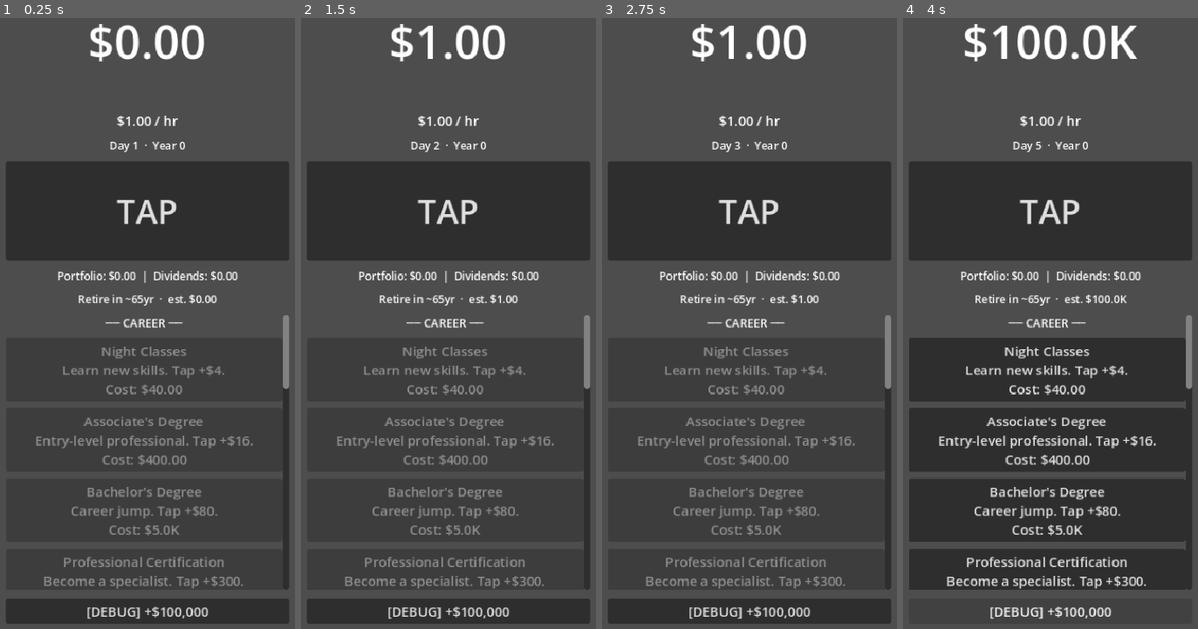
Above: before the commit, frames 1-4 (left to right).
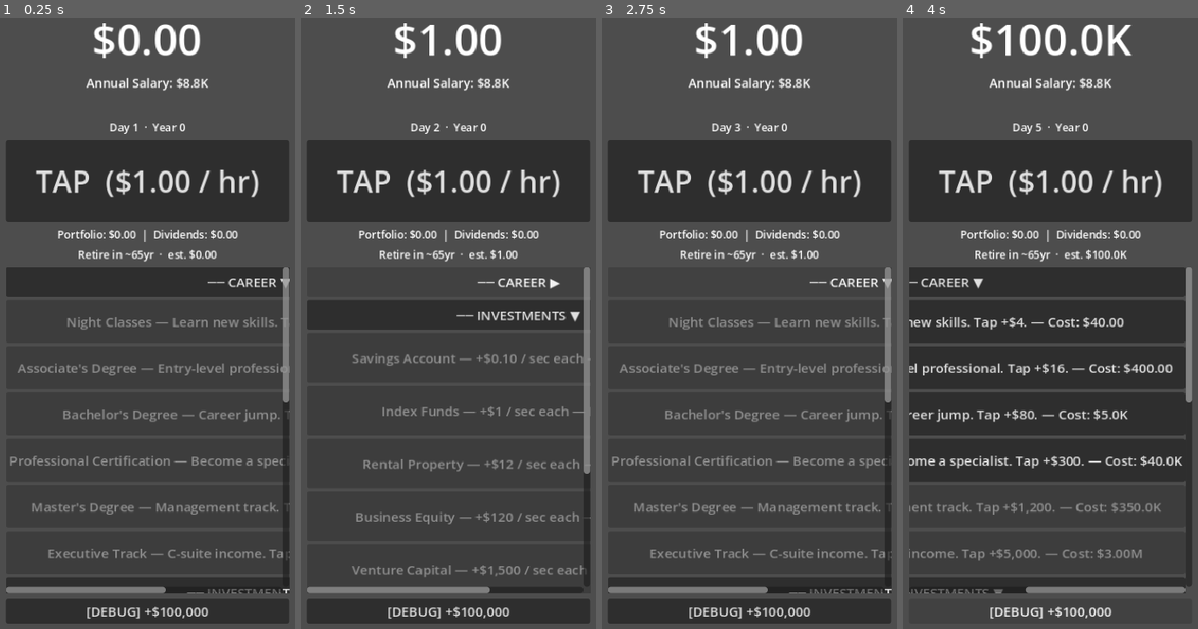
Above: after the commit, the same moments.

Repository: flatbil/Nuthouse-Games
Game: Godot game, scene res://scenes/Game.tscn
The game is run twice, just before and just after one commit, with the same random seed, the same clock (stepped at 60 frames per second) and the same inputs.
Inputs (mouse positions are in pixels of both pictures, inside the frame that each line leads up to):
- Up to frame 1 (0.25 s): no input
- Up to frame 2 (1.5 s): click "TAP" (after the commit: "TAP ($1.00 / hr)") at 0.5 s; click (551, 280) at 1.25 s, where only the run after the commit has a clickable "── CAREER ▼"
- Up to frame 3 (2.75 s): click (820, 280) at 2 s, where only the run after the commit has a clickable "── CAREER ▶"
- Up to frame 4 (4 s): click (1153, 592) at 2.75 s, where only the run after the commit has a clickable "── INVESTMENTS ▼"; click "[DEBUG] +$100,000" at 3.5 s

The runs differ from the first frame. In frame 1, 24% of the frame differs, in the area x 2-99%, y 0-95%; in frame 2, 24%; in frame 3, 20%; in frame 4, 35%.

Commit message:
Add salary header, collapsible sections, compact buttons
- Annual Salary label (tap_value * 8760 hrs/yr) below cash total
- Tap button now shows current hourly rate inline: "TAP ($1.00/hr)"
- Upgrade list split into collapsible sections (▼/▶ toggle)
  Career, Investments, Strategies each independently collapsible
- Buttons smaller (52-60px vs 72-88px), section separation tightened
- Buttons find their nodes inside section containers (not flat list)

Co-Authored-By: Claude Sonnet 4.6 <noreply@anthropic.com>

Diff:
--- a/game_01/scenes/Game.gd
+++ b/game_01/scenes/Game.gd
@@ -5,14 +5,27 @@
 # Calls GameManager for all state changes.
 # -------------------------------------------------------
 
-@onready var resource_label:    Label         = $VBox/ResourceLabel
-@onready var per_sec_label:     Label         = $VBox/PerSecLabel
-@onready var tap_label:         Label         = $VBox/TapLabel
-@onready var days_label:        Label         = $VBox/DaysLabel
-@onready var tap_button:        Button        = $VBox/TapButton
-@onready var portfolio_label:   Label         = $VBox/PortfolioLabel
-@onready var retirement_label:  Label         = $VBox/RetirementLabel
-@onready var upgrade_list:      VBoxContainer = $VBox/ScrollContainer/UpgradeList
+@onready var resource_label:   Label         = $VBox/ResourceLabel
+@onready var salary_label:     Label         = $VBox/SalaryLabel
+@onready var per_sec_label:    Label         = $VBox/PerSecLabel
+@onready var days_label:       Label         = $VBox/DaysLabel
+@onready var tap_button:       Button        = $VBox/TapButton
+@onready var portfolio_label:  Label         = $VBox/PortfolioLabel
+@onready var retirement_label: Label         = $VBox/RetirementLabel
+@onready var upgrade_list:     VBoxContainer = $VBox/ScrollContainer/UpgradeList
+
+# Which upgrade sections are collapsed (false = expanded)
+var _collapsed: Dictionary = {
+	"career": false,
+	"investments": false,
+	"strategies": false,
+}
+
+const _TITLES: Dictionary = {
+	"career": "CAREER",
+	"investments": "INVESTMENTS",
+	"strategies": "STRATEGIES",
+}
 
 
 func _ready() -> void:
@@ -56,15 +69,13 @@
 
 
 func _on_passive_rate_changed(rate: float) -> void:
-	if rate > 0.0:
-		per_sec_label.text = "$%s / day" % _fmt(rate)
-	else:
-		per_sec_label.text = ""
+	per_sec_label.text = "$%s / day" % _fmt(rate) if rate > 0.0 else ""
 	_refresh_retirement()
 
 
 func _on_tap_value_changed(val: float) -> void:
-	tap_label.text = "$%s / hr" % _fmt(val)
+	tap_button.text = "TAP  ($%s / hr)" % _fmt(val)
+	salary_label.text = "Annual Salary: $%s" % _fmt(val * 8760.0)
 
 
 func _on_career_purchased(index: int) -> void:
@@ -86,63 +97,87 @@
 
 
 func _on_game_days_changed(days: float) -> void:
-	var years: int = int(days / 365.0)
+	var years: int     = int(days / 365.0)
 	var day_in_year: int = int(days) % 365
 	days_label.text = "Day %d  ·  Year %d" % [day_in_year + 1, years]
 	_refresh_retirement()
 
 
 func _on_portfolio_changed(total_invested: float, dividends: float) -> void:
-	var portfolio_value: float = total_invested + dividends
-	portfolio_label.text = "Portfolio: $%s  |  Dividends: $%s" % [_fmt(portfolio_value), _fmt(dividends)]
+	portfolio_label.text = "Portfolio: $%s  |  Dividends: $%s" % [
+		_fmt(total_invested + dividends), _fmt(dividends)
+	]
 	_refresh_retirement()
 
 
 # -------------------------------------------------------
-# UI builders
+# UI builders — collapsible sections
 # -------------------------------------------------------
 
 func _build_lists() -> void:
 	for child in upgrade_list.get_children():
 		child.queue_free()
 
-	# --- CAREER ---
-	_add_section_header("── CAREER ──")
+	_add_section("career")
 	for i in range(GameManager.CAREERS.size()):
 		var btn := Button.new()
 		btn.name = "Career_%d" % i
-		btn.custom_minimum_size = Vector2(0, 72)
+		btn.custom_minimum_size = Vector2(0, 52)
 		btn.pressed.connect(_on_career_pressed.bind(i))
-		upgrade_list.add_child(btn)
+		_section_container("career").add_child(btn)
 		_refresh_career_button(i)
 
-	# --- INVESTMENTS ---
-	_add_section_header("── INVESTMENTS ──")
+	_add_section("investments")
 	for i in range(GameManager.INVESTMENTS.size()):
 		var btn := Button.new()
 		btn.name = "Investment_%d" % i
-		btn.custom_minimum_size = Vector2(0, 88)
+		btn.custom_minimum_size = Vector2(0, 60)
 		btn.pressed.connect(_on_investment_pressed.bind(i))
-		upgrade_list.add_child(btn)
+		_section_container("investments").add_child(btn)
 		_refresh_investment_button(i)
 
-	# --- STRATEGIES ---
-	_add_section_header("── STRATEGIES ──")
+	_add_section("strategies")
 	for i in range(GameManager.STRATEGIES.size()):
 		var btn := Button.new()
 		btn.name = "Strategy_%d" % i
-		btn.custom_minimum_size = Vector2(0, 72)
+		btn.custom_minimum_size = Vector2(0, 52)
 		btn.pressed.connect(_on_strategy_pressed.bind(i))
-		upgrade_list.add_child(btn)
+		_section_container("strategies").add_child(btn)
 		_refresh_strategy_button(i)
 
 
-func _add_section_header(title: String) -> void:
-	var lbl := Label.new()
-	lbl.text = title
-	lbl.horizontal_alignment = HORIZONTAL_ALIGNMENT_CENTER
-	lbl.add_theme_font_size_override("font_size", 14)
-	upgrade_list.add_child(lbl)
+func _add_section(key: String) -> void:
+	var hdr := Button.new()
+	hdr.name = "Header_%s" % key
+	hdr.text = _section_label(key)
+	hdr.custom_minimum_size = Vector2(0, 36)
+	hdr.pressed.connect(_toggle_section.bind(key))
+	upgrade_list.add_child(hdr)
+
+	var container := VBoxContainer.new()
+	container.name = "Section_%s" % key
+	container.visible = not _collapsed[key]
+	container.add_theme_constant_override("separation", 4)
+	upgrade_list.add_child(container)
+
+
+func _section_container(key: String) -> VBoxContainer:
+	return upgrade_list.get_node("Section_%s" % key) as VBoxContainer
+
+
+func _section_label(key: String) -> String:
+	var arrow: String = "▼" if not _collapsed[key] else "▶"
+	return "── %s %s" % [_TITLES[key], arrow]
+
+
+func _toggle_section(key: String) -> void:
+	_collapsed[key] = not _collapsed[key]
+	var container := upgrade_list.get_node_or_null("Section_%s" % key) as VBoxContainer
+	var hdr       := upgrade_list.get_node_or_null("Header_%s" % key)  as Button
+	if container:
+		container.visible = not _collapsed[key]
+	if hdr:
+		hdr.text = _section_label(key)
 
 
 func _on_career_pressed(index: int) -> void:
@@ -157,55 +192,68 @@
 	GameManager.buy_strategy(index)
 
 
+# -------------------------------------------------------
+# Button refresh — find buttons inside section containers
+# -------------------------------------------------------
+
 func _refresh_career_button(index: int) -> void:
-	var btn: Button = upgrade_list.get_node_or_null("Career_%d" % index)
+	var container := upgrade_list.get_node_or_null("Section_career") as VBoxContainer
+	if container == null:
+		return
+	var btn := container.get_node_or_null("Career_%d" % index) as Button
 	if btn == null:
 		return
 	var c: Dictionary = GameManager.CAREERS[index]
 	if GameManager.careers_purchased[index]:
-		btn.text = "%s\n[Completed]" % c["name"]
+		btn.text = "%s  [Completed]" % c["name"]
 		btn.disabled = true
 	else:
-		btn.text = "%s\n%s\nCost: $%s" % [c["name"], c["description"], _fmt(c["cost"])]
+		btn.text = "%s — %s — Cost: $%s" % [c["name"], c["description"], _fmt(c["cost"])]
 		btn.disabled = not GameManager.can_afford_career(index)
 
 
 func _refresh_investment_button(index: int) -> void:
-	var btn: Button = upgrade_list.get_node_or_null("Investment_%d" % index)
+	var container := upgrade_list.get_node_or_null("Section_investments") as VBoxContainer
+	if container == null:
+		return
+	var btn := container.get_node_or_null("Investment_%d" % index) as Button
 	if btn == null:
 		return
 	var inv: Dictionary = GameManager.INVESTMENTS[index]
-	var owned: int = GameManager.investments_owned[index]
-	var cost: float = GameManager.get_investment_cost(index)
+	var owned: int      = GameManager.investments_owned[index]
+	var cost: float     = GameManager.get_investment_cost(index)
 	var total_in: float = GameManager.get_total_invested_in(index)
-	var income: float = float(owned) * inv["income_per_sec"]
+	var income: float   = float(owned) * inv["income_per_sec"]
 
 	if owned == 0:
-		btn.text = "%s\n%s\nBuy first: $%s" % [inv["name"], inv["description"], _fmt(cost)]
-	else:
-		btn.text = "%s  [x%d]  |  Total in: $%s  |  +$%s/day\nNext: $%s" % [
+		btn.text = "%s — %s — Buy: $%s" % [inv["name"], inv["description"], _fmt(cost)]
+	else:
+		btn.text = "%s [x%d] | In: $%s | +$%s/day | Next: $%s" % [
 			inv["name"], owned, _fmt(total_in), _fmt(income), _fmt(cost)
 		]
 	btn.disabled = not GameManager.can_afford_investment(index)
 
 
 func _refresh_strategy_button(index: int) -> void:
-	var btn: Button = upgrade_list.get_node_or_null("Strategy_%d" % index)
+	var container := upgrade_list.get_node_or_null("Section_strategies") as VBoxContainer
+	if container == null:
+		return
+	var btn := container.get_node_or_null("Strategy_%d" % index) as Button
 	if btn == null:
 		return
 	var s: Dictionary = GameManager.STRATEGIES[index]
 	if GameManager.strategies_purchased[index]:
-		btn.text = "%s\n[Active]" % s["name"]
+		btn.text = "%s  [Active]" % s["name"]
 		btn.disabled = true
 	else:
-		btn.text = "%s\n%s\nCost: $%s" % [s["name"], s["description"], _fmt(s["cost"])]
+		btn.text = "%s — %s — Cost: $%s" % [s["name"], s["description"], _fmt(s["cost"])]
 		btn.disabled = not GameManager.can_afford_strategy(index)
 
 
 func _refresh_retirement() -> void:
-	var years_elapsed: float = GameManager.game_days / 365.0
+	var years_elapsed: float   = GameManager.game_days / 365.0
 	var years_remaining: float = max(0.0, 65.0 - years_elapsed)
-	var estimate: float = GameManager.get_retirement_estimate()
+	var estimate: float        = GameManager.get_retirement_estimate()
 	if years_remaining <= 0.0:
 		retirement_label.text = "RETIRED!  Nest egg: $%s" % _fmt(estimate)
 	else:
@@ -222,8 +270,9 @@
 
 
 func _refresh_ui() -> void:
-	resource_label.text = "$" + _fmt(GameManager.resources)
-	tap_label.text = "$%s / hr" % _fmt(GameManager.tap_value)
+	resource_label.text  = "$" + _fmt(GameManager.resources)
+	tap_button.text      = "TAP  ($%s / hr)" % _fmt(GameManager.tap_value)
+	salary_label.text    = "Annual Salary: $%s" % _fmt(GameManager.tap_value * 8760.0)
 	if GameManager.passive_rate > 0.0:
 		per_sec_label.text = "$%s / day" % _fmt(GameManager.passive_rate)
 	var portfolio_val: float = GameManager.total_invested + GameManager.total_dividends_earned
--- a/game_01/scenes/Game.tscn
+++ b/game_01/scenes/Game.tscn
@@ -22,27 +22,27 @@
 offset_bottom = -40.0
 grow_horizontal = 2
 grow_vertical = 2
-theme_override_constants/separation = 10
+theme_override_constants/separation = 6
 
 [node name="ResourceLabel" type="Label" parent="VBox" unique_id=252593263]
 layout_mode = 2
 size_flags_horizontal = 4
-theme_override_font_sizes/font_size = 56
+theme_override_font_sizes/font_size = 52
 text = "$0.00"
 horizontal_alignment = 1
+
+[node name="SalaryLabel" type="Label" parent="VBox"]
+layout_mode = 2
+size_flags_horizontal = 4
+theme_override_font_sizes/font_size = 15
+horizontal_alignment = 1
+text = "Annual Salary: $8,760"
 
 [node name="PerSecLabel" type="Label" parent="VBox" unique_id=1836323756]
 layout_mode = 2
 size_flags_horizontal = 4
-theme_override_font_sizes/font_size = 18
+theme_override_font_sizes/font_size = 15
 horizontal_alignment = 1
-
-[node name="TapLabel" type="Label" parent="VBox"]
-layout_mode = 2
-size_flags_horizontal = 4
-theme_override_font_sizes/font_size = 16
-horizontal_alignment = 1
-text = "$1.00 / hr"
 
 [node name="DaysLabel" type="Label" parent="VBox"]
 layout_mode = 2
@@ -52,10 +52,10 @@
 text = "Day 0  ·  Year 0"
 
 [node name="TapButton" type="Button" parent="VBox" unique_id=1296202797]
-custom_minimum_size = Vector2(0, 120)
+custom_minimum_size = Vector2(0, 100)
 layout_mode = 2
-theme_override_font_sizes/font_size = 40
-text = "TAP"
+theme_override_font_sizes/font_size = 36
+text = "TAP  ($1.00 / hr)"
 
 [node name="PortfolioLabel" type="Label" parent="VBox"]
 layout_mode = 2
@@ -79,4 +79,4 @@
 [node name="UpgradeList" type="VBoxContainer" parent="VBox/ScrollContainer" unique_id=747859676]
 layout_mode = 2
 size_flags_horizontal = 3
-theme_override_constants/separation = 8
+theme_override_constants/separation = 4
